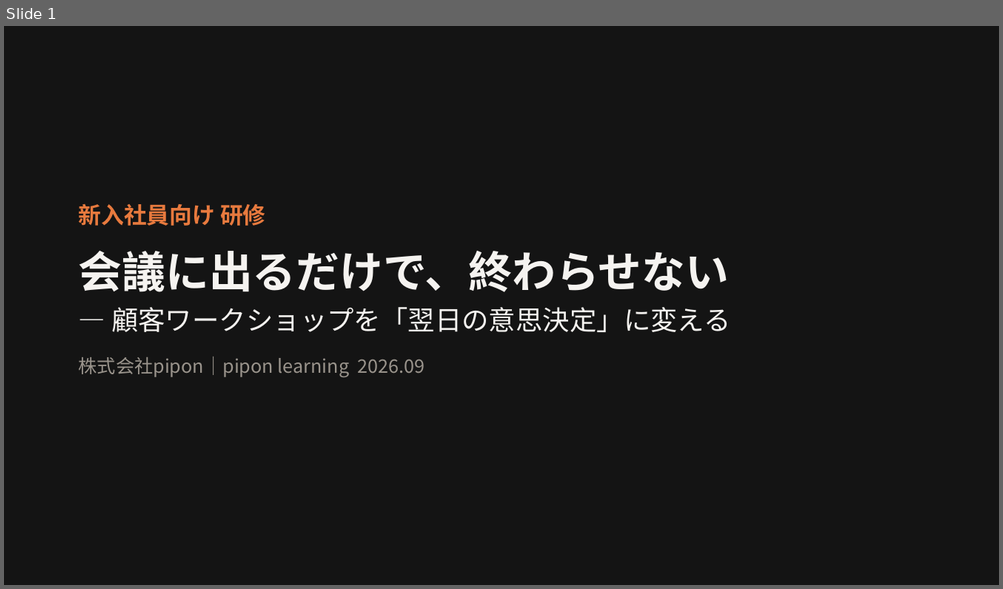
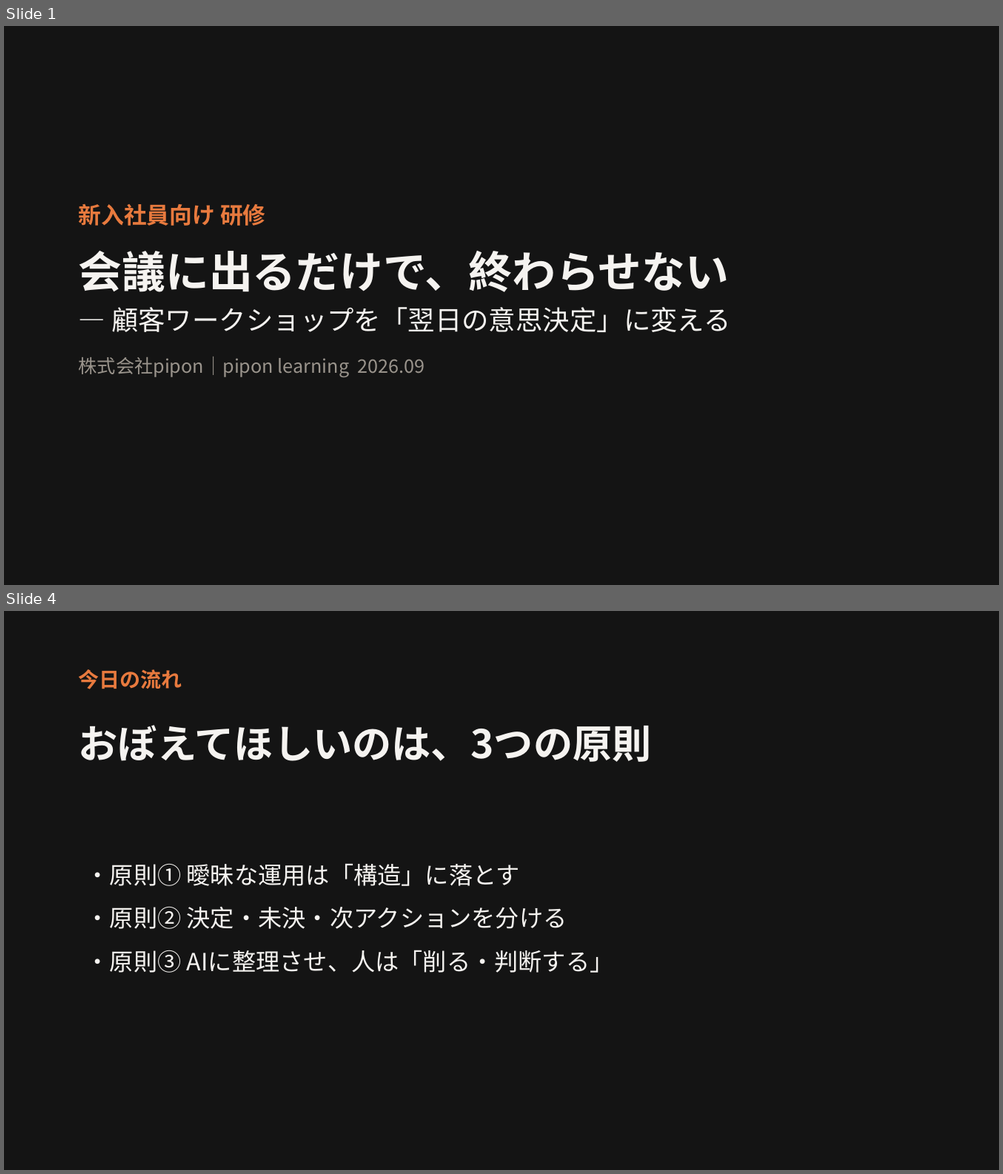
Before and after one commit to pi-poninc/e-learinging, a slide deck: content/02-workshop/slides.pptx. Shown one above the other, each under a label of ours: slide 1 before the commit, slides 1 and 4 after it; the slides between them are not shown. The pictures are 1003x589 and 1003x1174 pixels, drawn with LibreOffice and Linux fonts; fonts in the diff are those of the drawing. Boxes give left, top, right and bottom in pixels: in the first picture for what was removed or moved away, otherwise in the second. Text is boxed around its words. In the diff, an @@ line names an element or a change of style, - is before the commit and + after.

```diff
--- a/content/02-workshop/slides.pptx
+++ b/content/02-workshop/slides.pptx
@@ slide 4 added at <box>4,611,999,1170</box>, background #FFFFFF @@
@@ rectangle added at <box>4,611,999,1170</box>, fill #141414 @@
@@ text added at <box>79,669,182,689</box>, 20 pt, text #E87A3E, bold @@
+今日の流れ
@@ text added at <box>79,725,652,762</box>, 38 pt, text #F5F3F0, bold @@
+おぼえてほしいのは、3つの原則
@@ text added at <box>86,863,614,973</box>, 23 pt, text #F5F3F0 @@
+・原則① 曖昧な運用は「構造」に落とす
+・原則② 決定・未決・次アクションを分ける
+・原則③ AIに整理させ、人は「削る・判断する」
```
Also in this commit, not shown: 5 slides changed, 5 other slides added, 2 other files.
